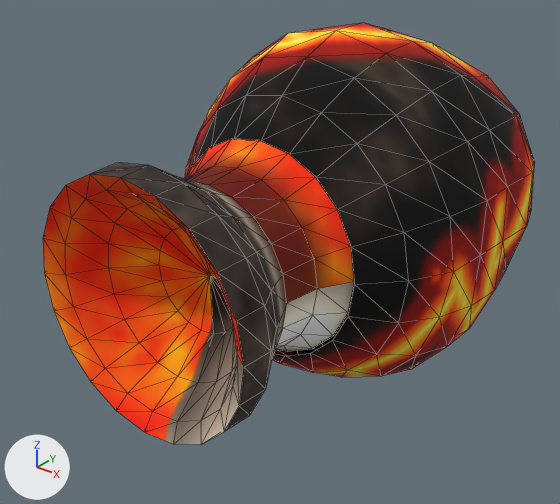
Renders of the glTF model plugins/kindjal/tools/meshes/crucible.gltf from each side of a commit.
Before and after are seen from a 50 mm lens placed at (12.05, -16.58, 8.93), pointed at (-0.54, -0.85, -0.83). Arrows for +X, +Y and +Z are at lower left; the lights stay in place. The first picture is the older version. Mesh edges are drawn as thin lines. Vertices at exactly the same position are counted once.

The first picture shows 'Crucible'.
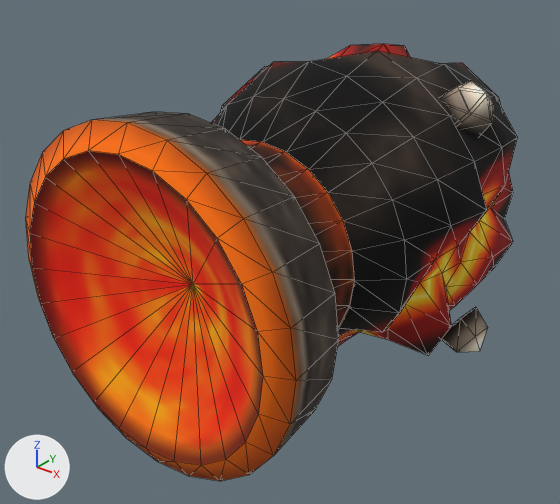
The change in detail:
me_crucible is used by ob_crucible; location (0.0, 0.0, 0.0).
me_crucible had 401 vertices, 720 faces and spanned x -5.04..4.94, y -6.8..7.02, z -5.06..5.25.
me_crucible now has 449 vertices, 792 faces and spans x -5.03..4.82, y -6.8..6.93, z -5.02..4.85.
me_crucible part 1: the loose piece of 190 vertices spanning x -3.35..3.35, y -6.8..-2.35, z -3.35..3.35 is rebuilt with 126 vertices and now spans x -4.4..4.4, y -6.8..-2.27, z -4.4..4.4.
me_crucible part 2: 209 vertices removed from x -5.04..4.94, y -2.53..7.02, z -5.06..5.25; 321 vertices added at x -5.03..4.82, y -2.39..6.93, z -5.02..4.85.

Pixel boxes (x1, y1, x2, y2) of what changed, in the pictures (560 x 504 px; the box of a moved part takes in the faces that stretch with it):
'Crucible', reshaped
    before: (43, 23, 535, 444)
    after: (25, 44, 517, 481)
part 1 of me_crucible, rebuilt (21% taller)
    before: (43, 139, 354, 444)
    after: (25, 112, 354, 481)
part 2 of me_crucible, moved or reshaped
    before: (185, 23, 535, 377)
    after: (211, 44, 517, 355)
